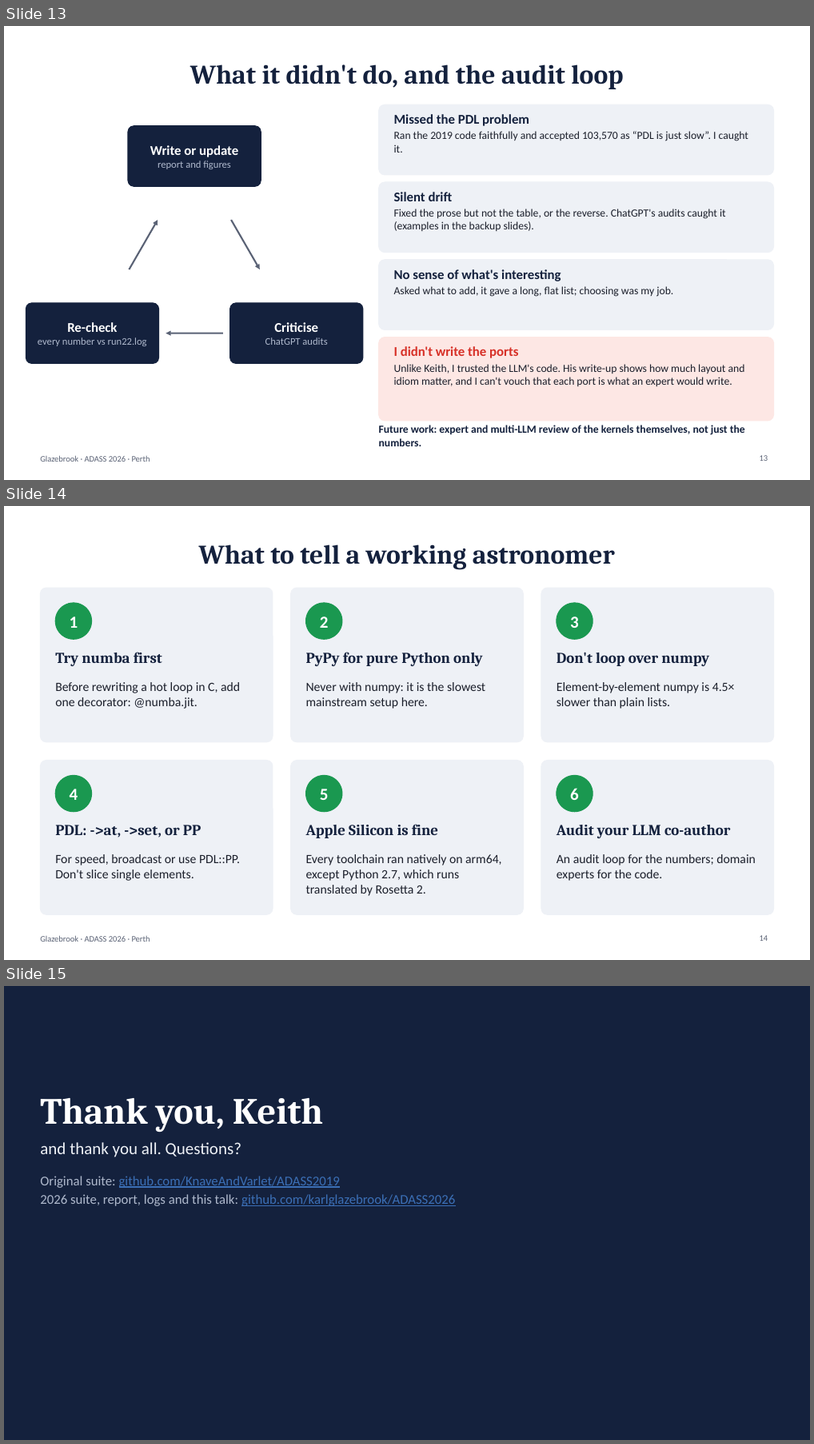
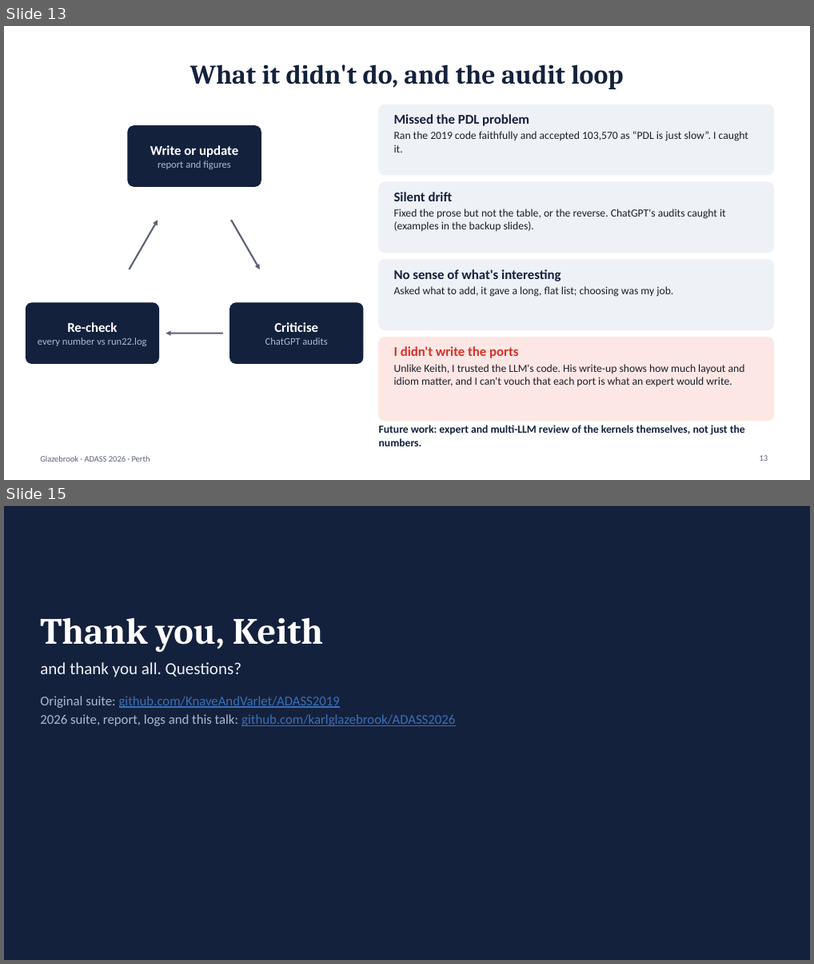
Before and after one commit to karlglazebrook/ADASS2026, a slide deck: talk/ADASS2026-talk.pptx. Shown one above the other, each under a label of ours: slides 13, 14 and 15 before the commit, slides 13 and 15 after it; the slides between them are not shown. The pictures are 814x1444 and 814x964 pixels, drawn with LibreOffice and Linux fonts; fonts in the diff are those of the drawing. Boxes give left, top, right and bottom in pixels: in the first picture for what was removed or moved away, otherwise in the second. Text is boxed around its words. In the diff, an @@ line names an element or a change of style, - is before the commit and + after.

```diff
--- a/talk/ADASS2026-talk.pptx
+++ b/talk/ADASS2026-talk.pptx
@@ slide 14 removed at [4,506,810,960], background #FFFFFF; not listed: 1 template element that a slide beside it also shows @@
@@ title removed at [199,544,615,570] @@
-What to tell a working astronomer
@@ rounded rectangle removed at [40,588,273,742] @@
@@ rounded rectangle removed at [290,588,523,742] @@
@@ rounded rectangle removed at [542,588,774,742] @@
@@ ellipse removed at [55,603,92,639] @@
@@ text removed at [70,616,78,628] @@
-1
@@ ellipse removed at [306,603,342,639] @@
@@ text removed at [320,616,329,628] @@
-2
@@ ellipse removed at [557,603,594,639] @@
@@ text removed at [570,616,579,628] @@
-3
@@ text removed at [55,652,162,666] @@
-Try numba first
@@ text removed at [306,652,483,666] @@
-PyPy for pure Python only
@@ text removed at [557,652,710,666] @@
-Don't loop over numpy
@@ text removed at [55,682,240,708] @@
-Before rewriting a hot loop in C, add one decorator: @numba.jit.
@@ text removed at [306,682,486,708] @@
-Never with numpy: it is the slowest mainstream setup here.
@@ text removed at [557,682,735,708] @@
-Element-by-element numpy is 4.5× slower than plain lists.
@@ rounded rectangle removed at [40,760,273,914] @@
@@ rounded rectangle removed at [290,760,523,914] @@
@@ rounded rectangle removed at [542,760,774,914] @@
@@ ellipse removed at [55,776,92,812] @@
@@ text removed at [70,788,78,800] @@
-4
@@ ellipse removed at [306,776,342,812] @@
@@ text removed at [320,788,329,800] @@
-5
@@ ellipse removed at [557,776,594,812] @@
@@ text removed at [570,788,579,800] @@
-6
@@ text removed at [55,824,201,837] @@
-PDL: ->at, ->set, or PP
@@ text removed at [306,824,438,838] @@
-Apple Silicon is fine
@@ text removed at [557,824,730,838] @@
-Audit your LLM co-author
@@ text removed at [55,854,240,880] @@
-For speed, broadcast or use PDL::PP. Don't slice single elements.
@@ text removed at [306,854,502,896] @@
-Every toolchain ran natively on arm64, except Python 2.7, which runs translated by Rosetta 2.
@@ text removed at [557,854,756,880] @@
-An audit loop for the numbers; domain experts for the code.
@@ page number removed at [760,935,769,940] @@
-14
```
Also in this commit, not shown: 1 slide added, 2 other files.
